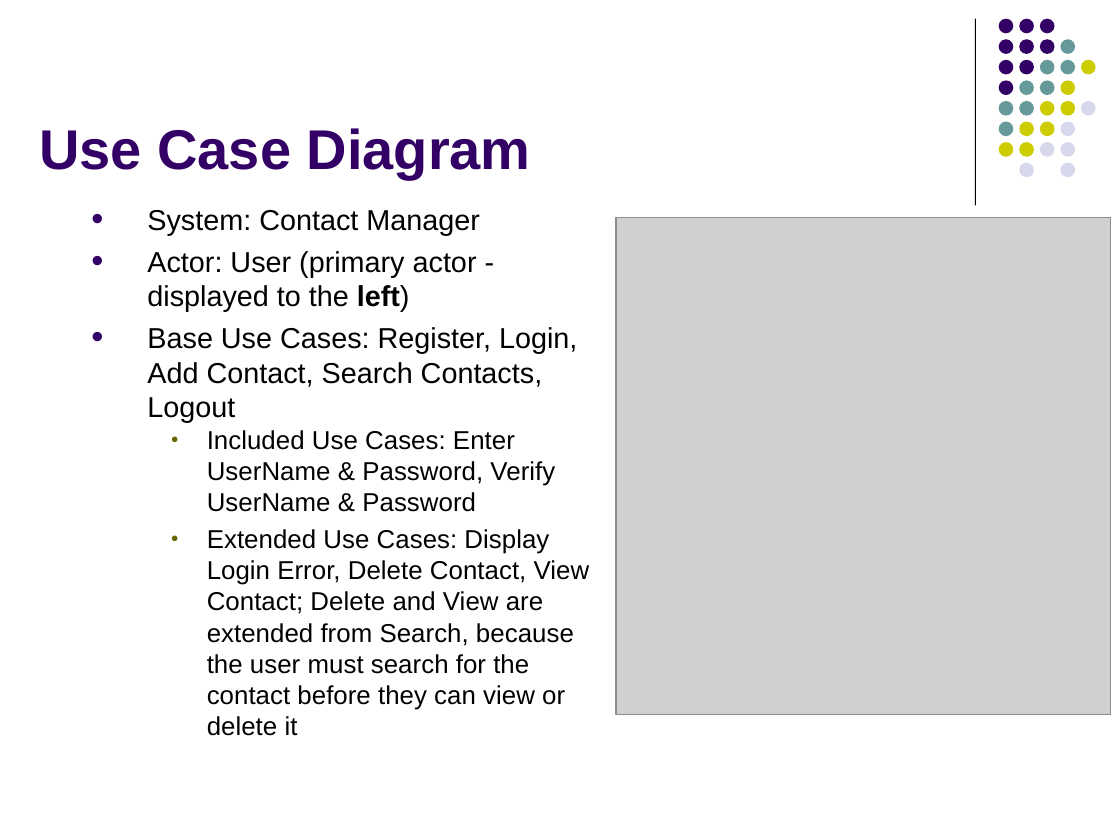
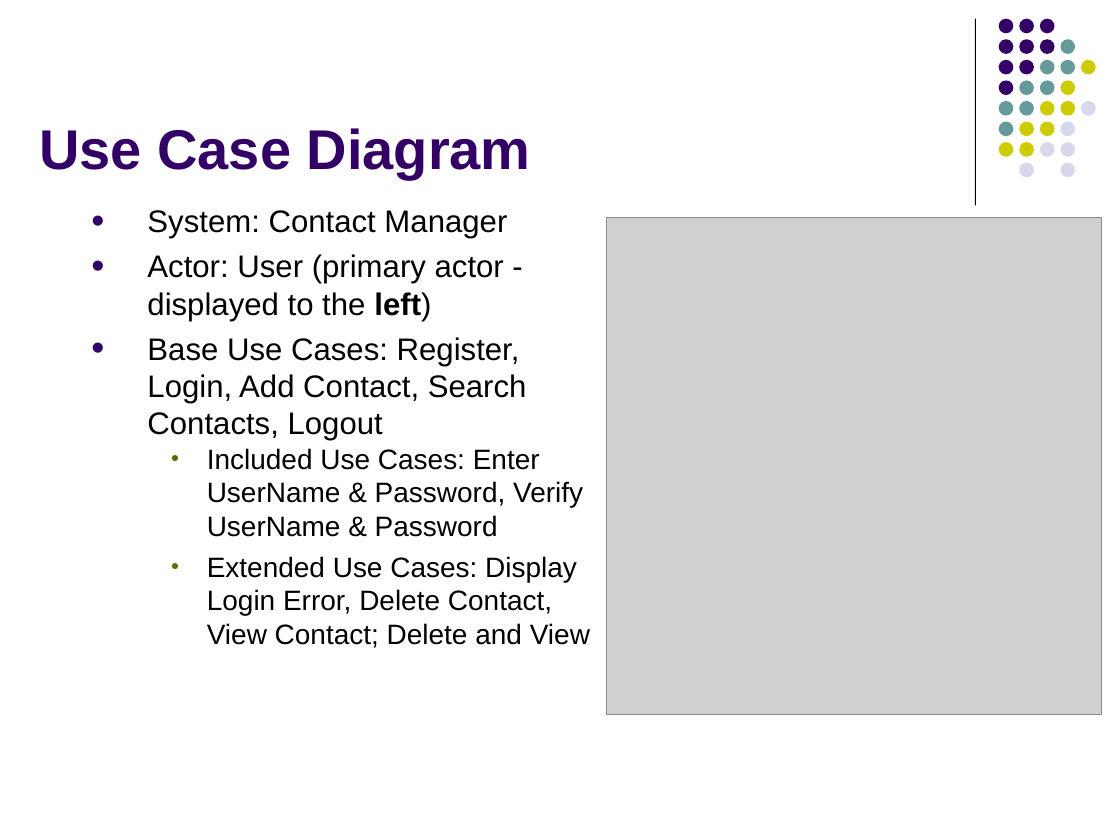
Before and after one commit to SudoKudo/P.O.O.P-Small-Project, a slide deck: slide 4 of Presentation/Small Project - Contact Manager Group 13.pptx. Drawn at 1120x840 pixels with LibreOffice and Linux fonts; fonts in the diff are those of the drawing; grey boxes stand for pictures. Boxes give left, top, right and bottom in pixels: in the first picture for what was removed or moved away, otherwise in the second. Text is boxed around its words. In the diff, an @@ line names an element or a change of style, - is before the commit and + after.

```diff
--- a/Presentation/Small Project - Contact Manager Group 13.pptx
+++ b/Presentation/Small Project - Contact Manager Group 13.pptx
@@ text at (147, 210, 583, 537): size 18.5 to 20 pt in "System: Contact Manager", "Actor: User (primary actor - displayed to ...", "Base Use Cases: Register, Login, Add Contact, ..."; size 16.6 to 18 pt in "Included Use Cases: Enter UserName & Password, ..." @@
@@ picture: place and size @@
-picture at (616, 217, 1111, 715)
+picture at (607, 217, 1102, 715)
@@ text at (207, 556, 590, 648): text changed; size 16.6 to 18 pt @@
-    ● Extended Use Cases: Display Login Error, Delete Contact, View Contact; Delete and View are extended from Search, because the user must search for the contact before they can view or delete it
+    ● Extended Use Cases: Display Login Error, Delete Contact, View Contact; Delete and View
```
Also in this commit, not shown: 4 other slides changed, 12 other files.
